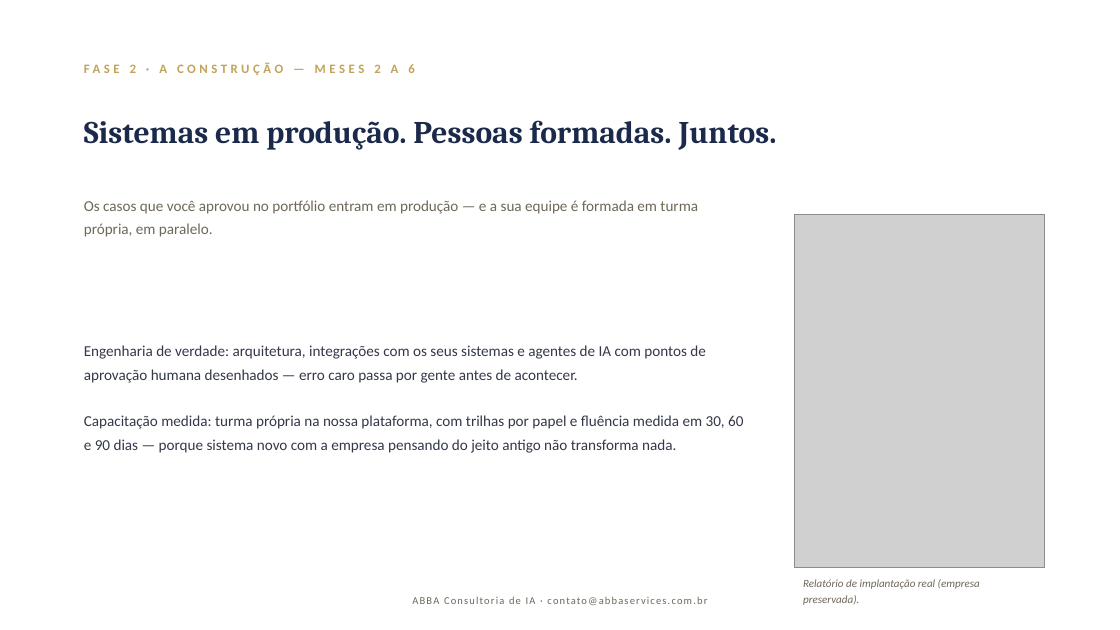
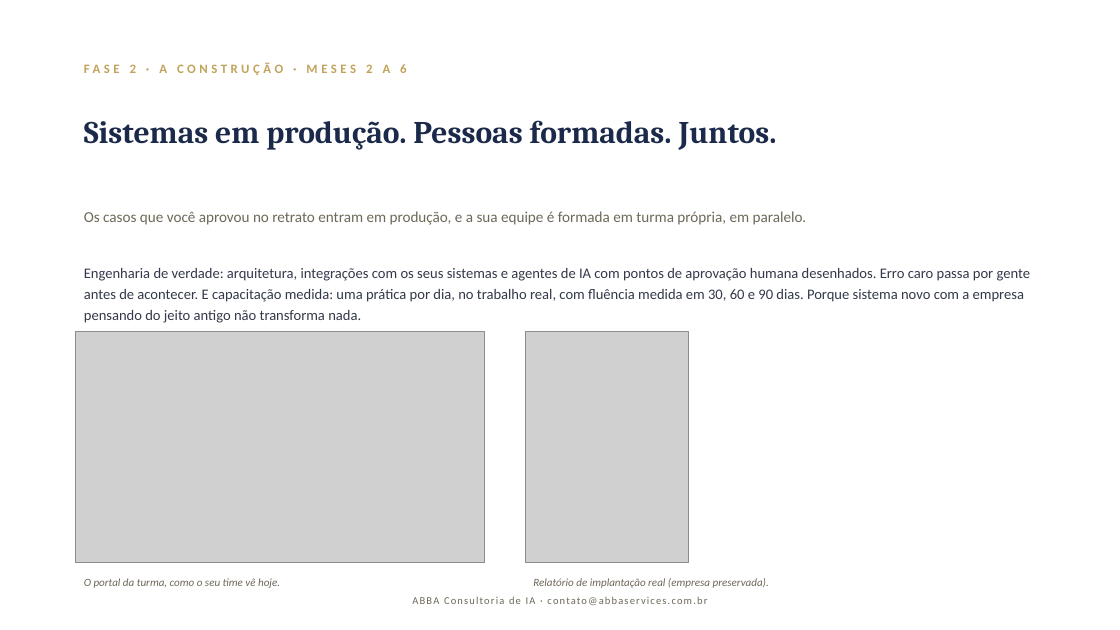
Before and after one commit to DanielMoraesCoca/abba-ops, a slide deck: slide 7 of 08-materiais/modelos/deck-programa.pptx (slide 5 before the commit). Drawn at 1120x630 pixels with LibreOffice and Linux fonts; fonts in the diff are those of the drawing; grey boxes stand for pictures. Boxes give left, top, right and bottom in pixels: in the first picture for what was removed or moved away, otherwise in the second. Text is boxed around its words. In the diff, an @@ line names an element or a change of style, - is before the commit and + after.

```diff
--- a/08-materiais/modelos/deck-programa.pptx
+++ b/08-materiais/modelos/deck-programa.pptx
@@ text at [84, 62, 406, 75]: text changed @@
-FASE 2 · A CONSTRUÇÃO — MESES 2 A 6
+FASE 2 · A CONSTRUÇÃO · MESES 2 A 6
@@ text at [84, 211, 807, 225]: text changed @@
-Os casos que você aprovou no portfólio entram em produção — e a sua equipe é formada em turma própria, em paralelo.
+Os casos que você aprovou no retrato entram em produção, e a sua equipe é formada em turma própria, em paralelo.
@@ text at [84, 268, 1030, 323]: text changed; size 13 to 12.5 pt @@
-Engenharia de verdade: arquitetura, integrações com os seus sistemas e agentes de IA com pontos de aprovação humana desenhados — erro caro passa por gente antes de acontecer.
-Capacitação medida: turma própria na nossa plataforma, com trilhas por papel e fluência medida em 30, 60 e 90 dias — porque sistema novo com a empresa pensando do jeito antigo não transforma nada.
+Engenharia de verdade: arquitetura, integrações com os seus sistemas e agentes de IA com pontos de aprovação humana desenhados. Erro caro passa por gente antes de acontecer. E capacitação medida: uma prática por dia, no trabalho real, com fluência medida em 30, 60 e 90 dias. Porque sistema novo com a empresa pensando do jeito antigo não transforma nada.
@@ picture added at [76, 332, 485, 563] @@
@@ picture: place and size @@
-picture at [795, 214, 1044, 567]
+picture at [525, 332, 688, 563]
@@ text "Relatório de implantação real (empresa ...": place and size @@
-text "Relatório de implantação real (empresa ..." at [803, 579, 980, 605]
+text "Relatório de implantação real (empresa ..." at [533, 578, 769, 588]
@@ text "Relatório de implantação real (empresa ..." at [533, 578, 769, 588]: line spacing 13pt to 20pt @@
@@ text added at [84, 578, 280, 588], 9.5 pt, text #6E6858, italic @@
+O portal da turma, como o seu time vê hoje.
```
Also in this commit, not shown: 7 other slides changed, 2 slides added, 18 other files.
